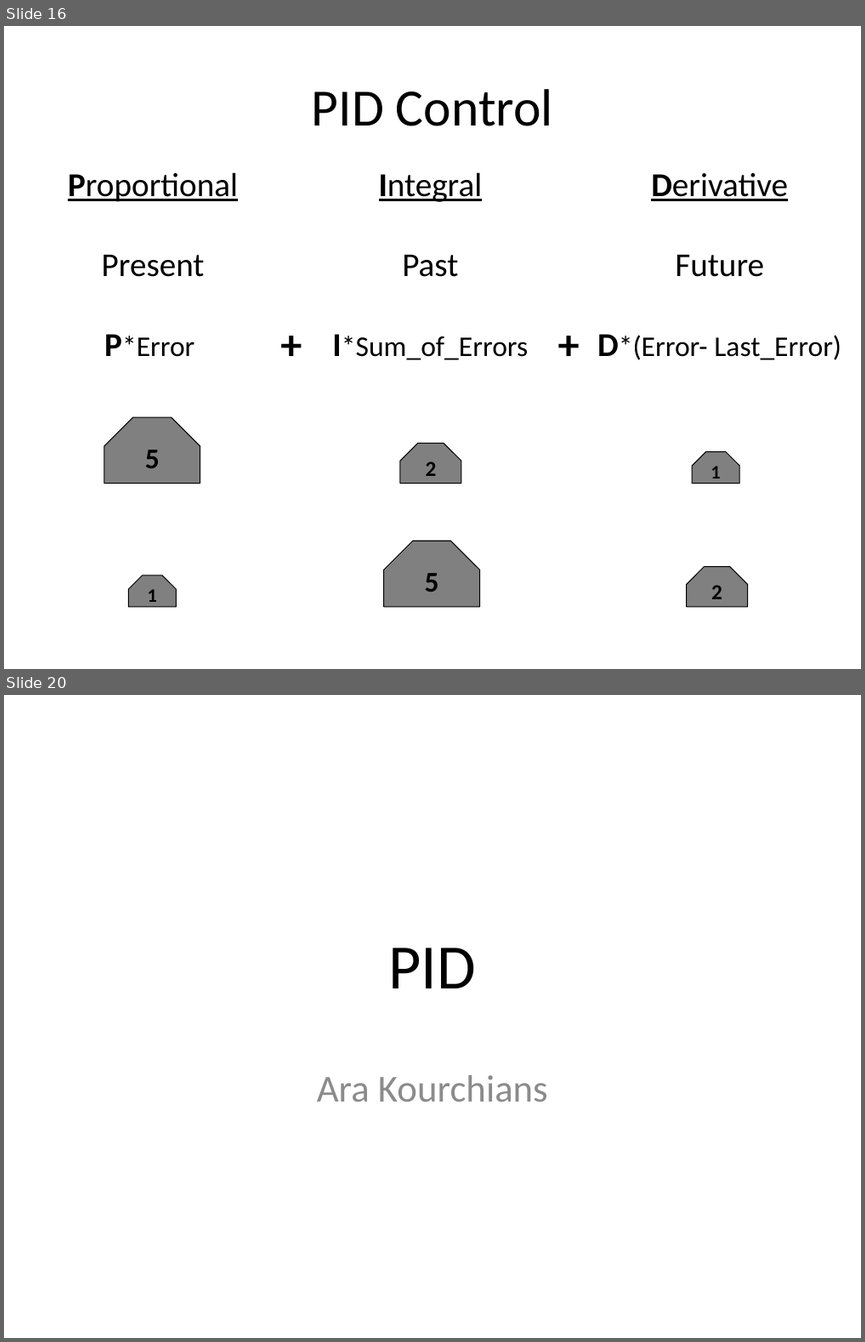
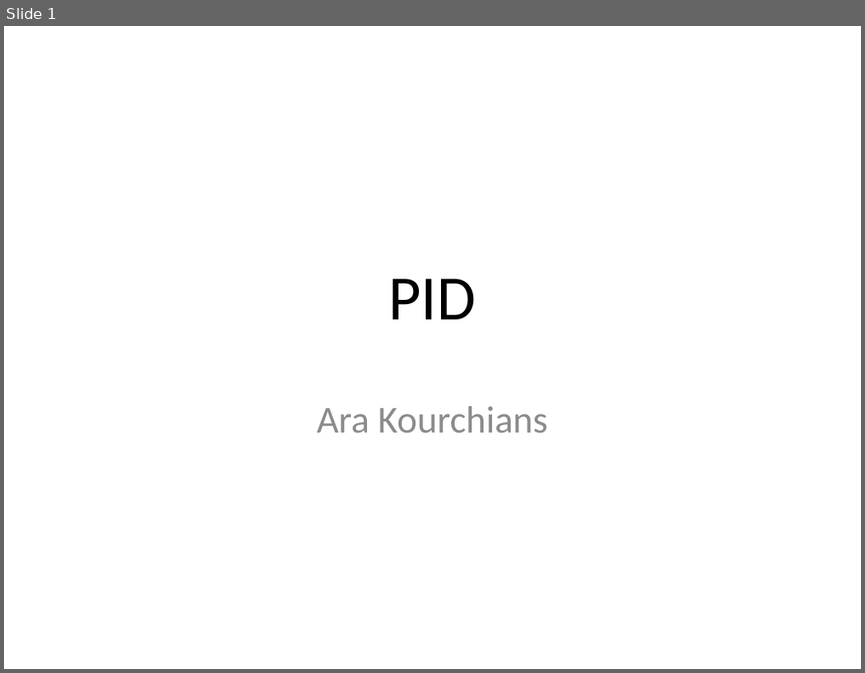
Before and after one commit to arkorobotics/PID, a slide deck: Documents/PID.pptx. Shown one above the other, each under a label of ours: slides 16 and 20 before the commit, slide 1 after it; the slides between them are not shown. The pictures are 865x1342 and 865x673 pixels, drawn with LibreOffice and Linux fonts; fonts in the diff are those of the drawing. Boxes give left, top, right and bottom in pixels: in the first picture for what was removed or moved away, otherwise in the second. Text is boxed around its words. In the diff, an @@ line names an element or a change of style, - is before the commit and + after.

```diff
--- a/Documents/PID.pptx
+++ b/Documents/PID.pptx
@@ slide 16 removed at (4,26,861,669), background #FFFFFF @@
@@ title removed at (312,89,553,126) @@
-PID Control
@@ text removed at (68,172,238,357) @@
-Proportional
-Present
-P*Error
@@ text removed at (332,172,528,360) @@
-Integral
-Past
-I*Sum_of_Errors
@@ text removed at (597,173,841,360) @@
-Derivative
-Future
-D*(Error- Last_Error)
@@ text removed at (273,312,311,373) @@
-+
@@ text removed at (550,312,588,373) @@
-+
@@ snip same rect removed at (104,417,200,482) @@
-5
@@ snip same rect removed at (400,442,460,482) @@
-2
@@ snip same rect removed at (692,452,740,483) @@
-1
@@ snip same rect removed at (384,540,479,606) @@
-5
@@ snip same rect removed at (128,575,177,607) @@
-1
@@ snip same rect removed at (686,566,747,606) @@
-2
@@ what was slide 20 is now slide 1 @@
```
Also in this commit, not shown: 18 other slides removed.
